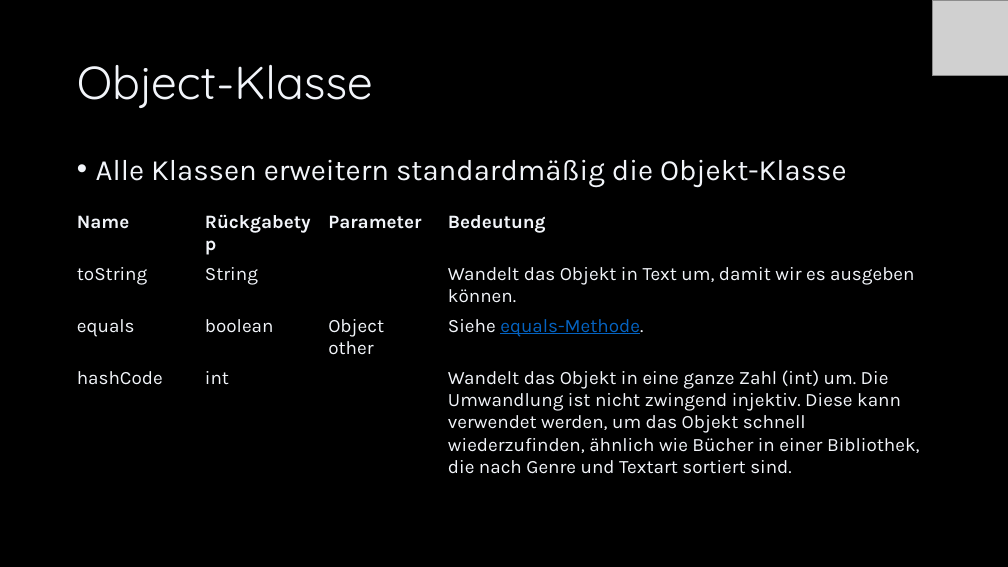
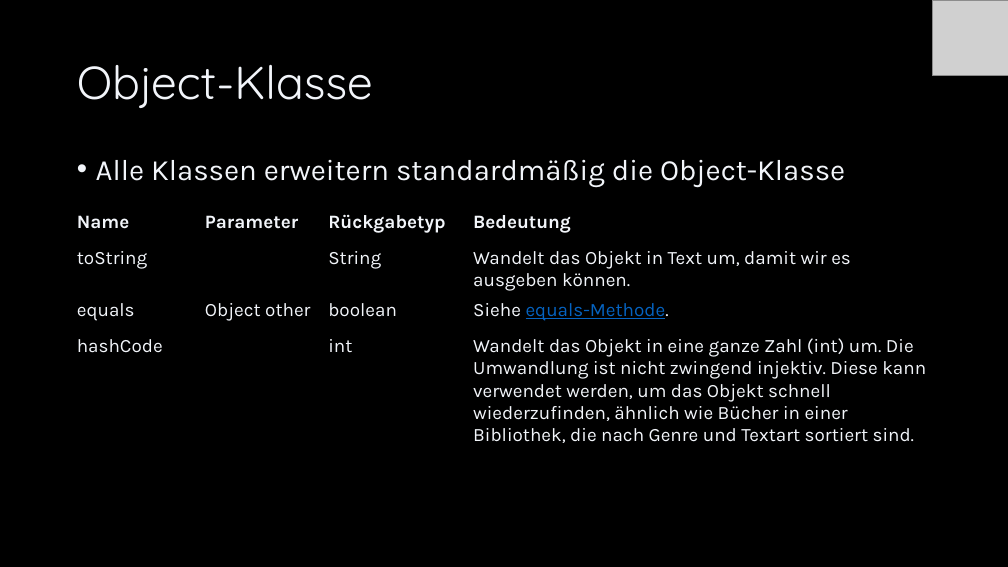
Before and after one commit to Cactusroot/Java, a slide deck: slide 83 of src/Java.pptx (slide 76 before the commit). Drawn at 1008x567 pixels with LibreOffice and Linux fonts; fonts in the diff are those of the drawing; grey boxes stand for pictures. Boxes give left, top, right and bottom in pixels: in the first picture for what was removed or moved away, otherwise in the second. Text is boxed around its words. In the diff, an @@ line names an element or a change of style, - is before the commit and + after.

```diff
--- a/src/Java.pptx
+++ b/src/Java.pptx
@@ text at <box>96,159,845,187</box>: text changed @@
-• Alle Klassen erweitern standardmäßig die Objekt-Klasse
+• Alle Klassen erweitern standardmäßig die Object-Klasse
@@ table at <box>70,207,939,453</box> @@
-row 1, column 2: Rückgabetyp
+row 1, column 2: Parameter
-row 1, column 3: Parameter
+row 1, column 3: Rückgabetyp
-row 2, column 2: String
+row 2, column 2: 
-row 2, column 3: 
+row 2, column 3: String
-row 3, column 2: boolean
+row 3, column 2: Object other
-row 3, column 3: Object other
+row 3, column 3: boolean
-row 4, column 2: int
+row 4, column 2: 
-row 4, column 3: 
+row 4, column 3: int
```
Also in this commit, not shown: 23 other slides changed, 9 slides added, 2 slides removed, 2 other files.
